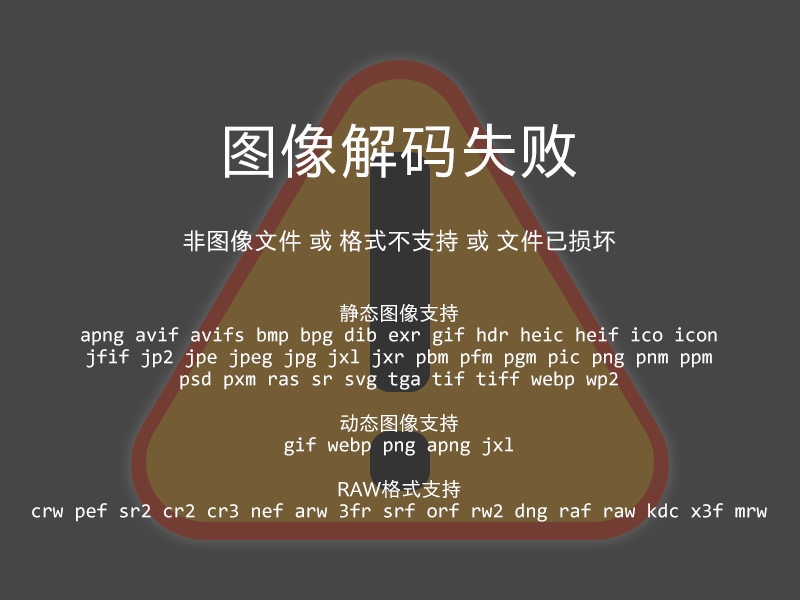
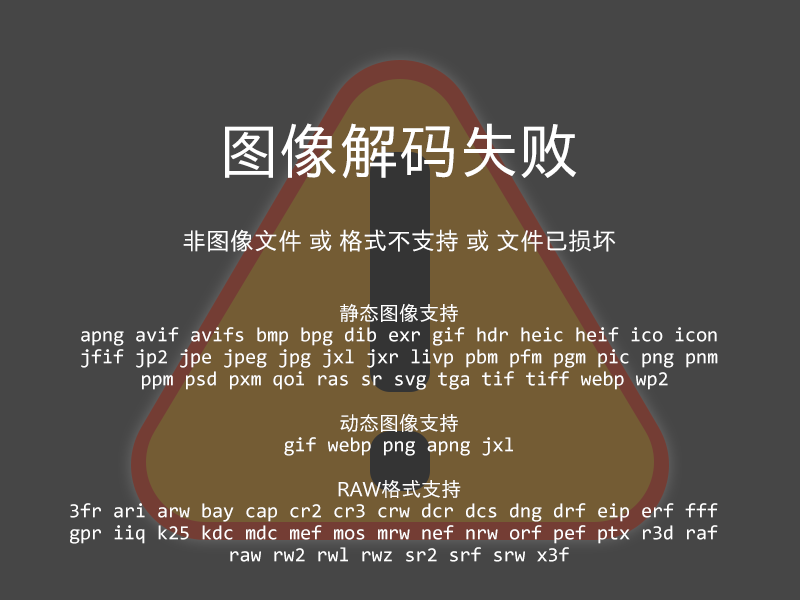
Two versions of the same layered image (800 × 600). Layer-by-layer changes:
painted on "静态图像支持 apng avif avifs bmp bpg dib exr gif hdr heic heif ico ic" over [32, 349, 767, 562]
